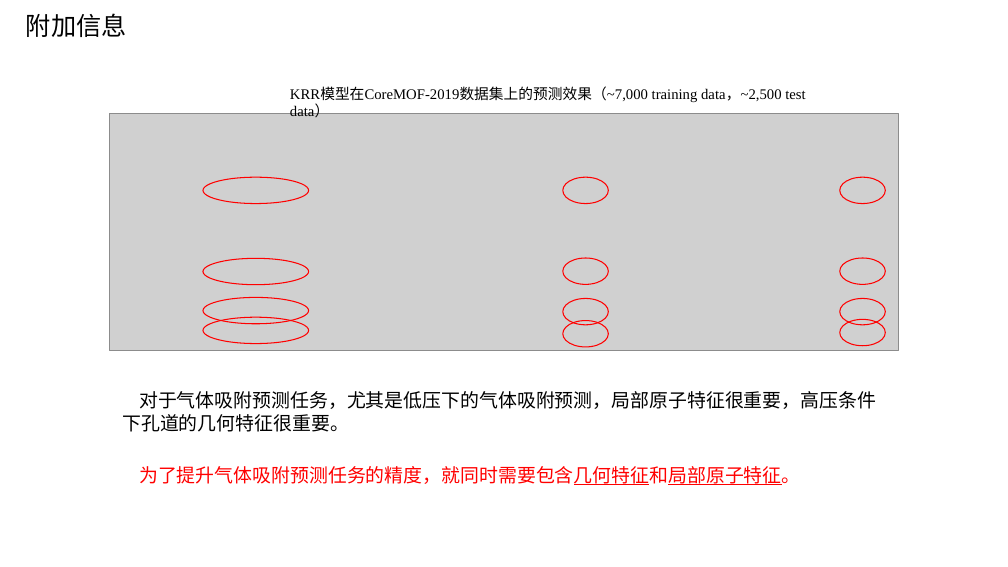
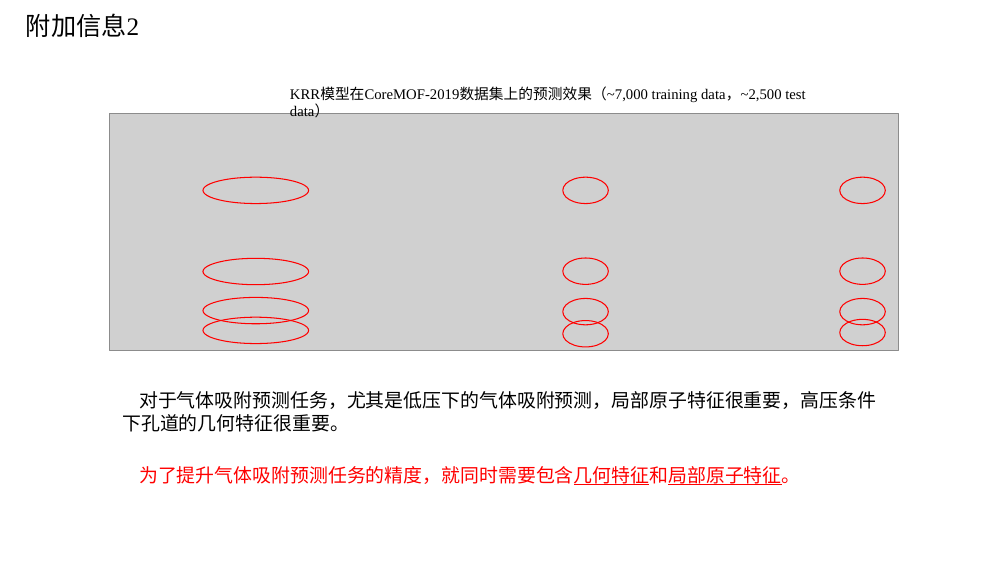
Before and after one commit to TheBestOrNothing-gwh/weekly, a slide deck: slide 19 of COFs属性预测.pptx. Drawn at 1008x567 pixels with LibreOffice and Linux fonts; fonts in the diff are those of the drawing; grey boxes stand for pictures. Boxes give left, top, right and bottom in pixels: in the first picture for what was removed or moved away, otherwise in the second. Text is boxed around its words. In the diff, an @@ line names an element or a change of style, - is before the commit and + after.

```diff
--- a/COFs属性预测.pptx
+++ b/COFs属性预测.pptx
@@ text at (x1=26, y1=13, x2=139, y2=37): text changed @@
-附加信息
+附加信息2
```
Also in this commit, not shown: 8 other slides changed, 3 slides added.
